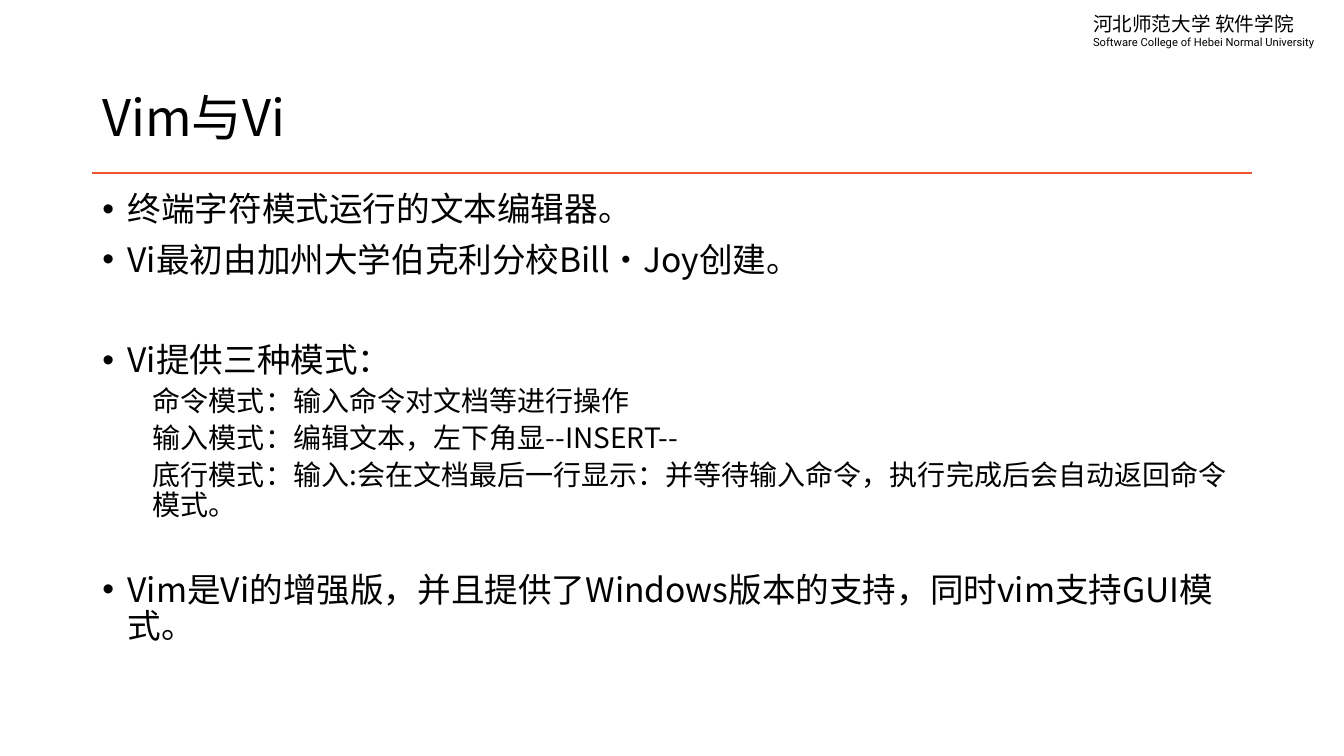
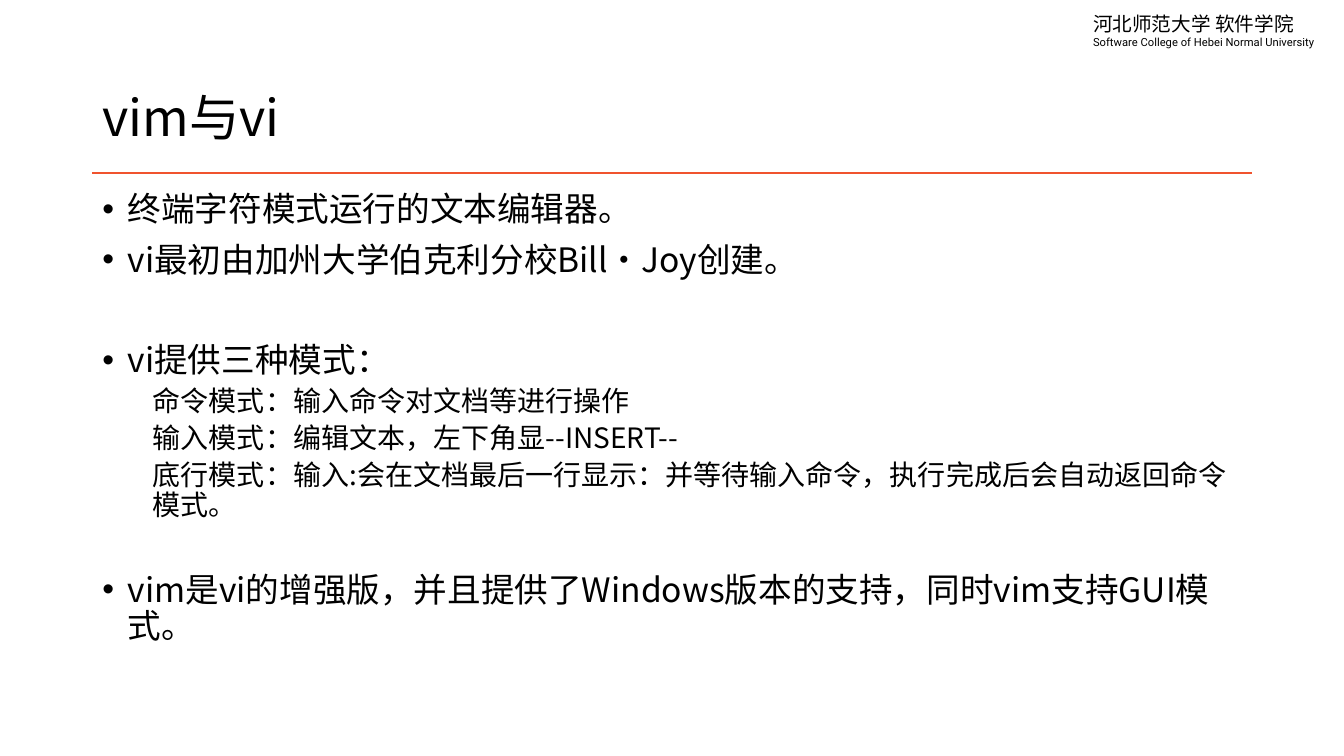
Before and after one commit to edu2act/course-linux-system, a slide deck: slide 4 of materials/slides/ch07-edit-file.pptx. Drawn at 1344x756 pixels with LibreOffice and Linux fonts; fonts in the diff are those of the drawing. Boxes give left, top, right and bottom in pixels: in the first picture for what was removed or moved away, otherwise in the second. Text is boxed around its words. In the diff, an @@ line names an element or a change of style, - is before the commit and + after.

```diff
--- a/materials/slides/ch07-edit-file.pptx
+++ b/materials/slides/ch07-edit-file.pptx
@@ title at [102, 94, 279, 140]: text changed @@
-Vim与Vi
+vim与vi
@@ text at [128, 243, 798, 375]: text changed @@
-• Vi最初由加州大学伯克利分校Bill·Joy创建。
-• Vi提供三种模式：
+• vi最初由加州大学伯克利分校Bill·Joy创建。
+• vi提供三种模式：
@@ text at [128, 573, 1210, 641]: text changed @@
-• Vim是Vi的增强版，并且提供了Windows版本的支持，同时vim支持GUI模式。
+• vim是vi的增强版，并且提供了Windows版本的支持，同时vim支持GUI模式。
```
Also in this commit, not shown: 3 other slides changed, 1 other file.
